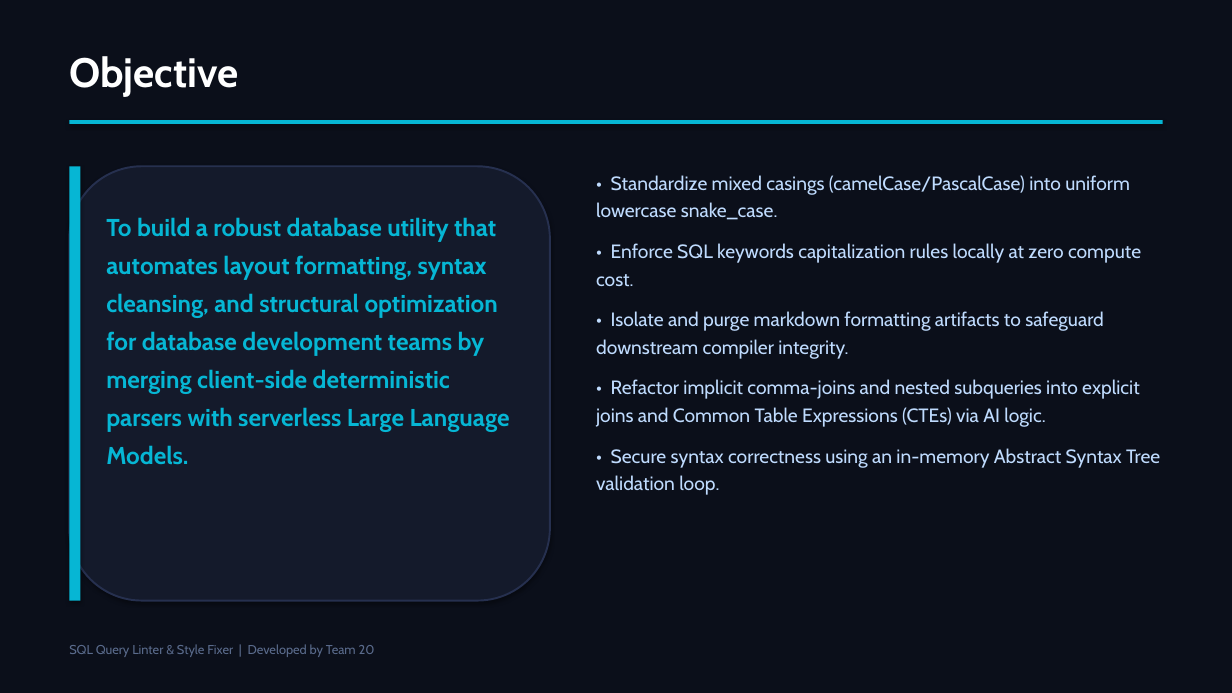
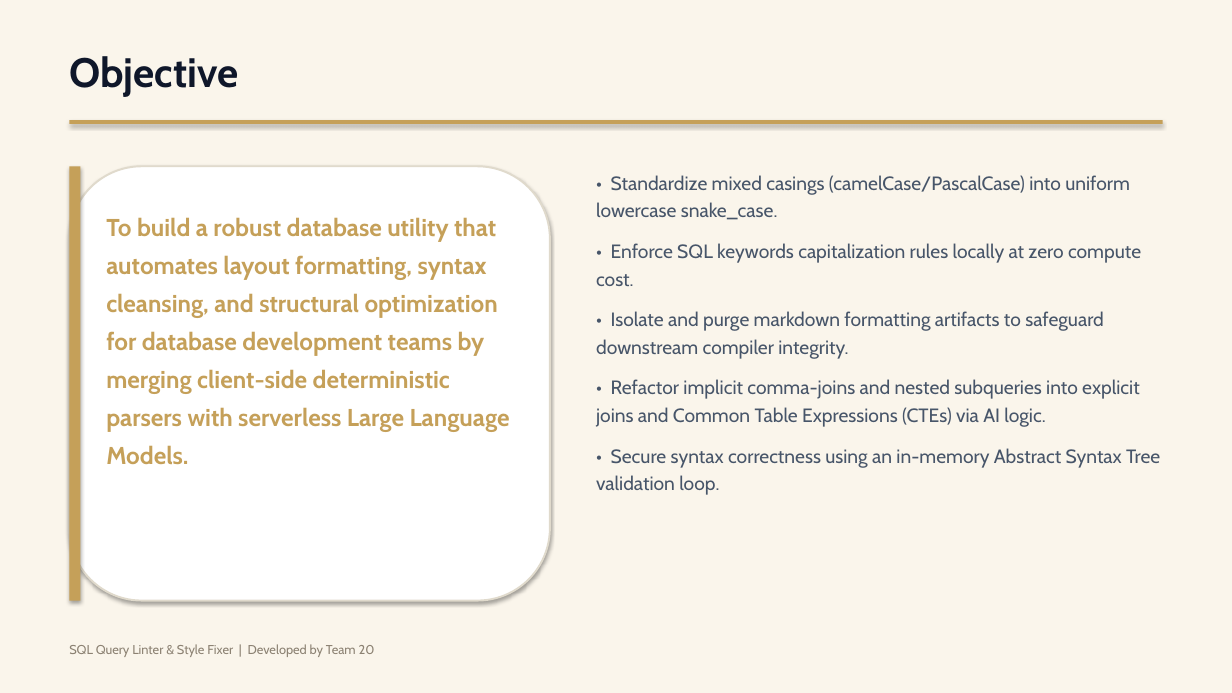
Before and after one commit to bharathpyla/sql-query-linter-style-fixer, a slide deck: slide 2 of Presentation.pptx. Drawn at 1232x693 pixels with LibreOffice and Linux fonts; fonts in the diff are those of the drawing. Boxes give left, top, right and bottom in pixels: in the first picture for what was removed or moved away, otherwise in the second. Text is boxed around its words. In the diff, an @@ line names an element or a change of style, - is before the commit and + after.

Commit message:
Update presentation Presentation.pptx with luxury Champagne Executive light theme

```diff
--- a/Presentation.pptx
+++ b/Presentation.pptx
@@ background #0B0F1A to #FAF5EB @@
@@ text "Objective" at (69,56,238,97): text colour #FFFFFF to #0F172A @@
@@ rectangle at (69,120,1163,124): fill #06B6D4 to #C5A059 @@
@@ rectangle at (69,166,80,601): fill #06B6D4 to #C5A059 @@
@@ rounded rectangle at (69,166,550,601): fill #141A2B to #FFFFFF; outline #26304F 1.5 pt to #E0DACC 1.5 pt @@
@@ text "• Standardize mixed casings (camelCase/PascalCase) ..." at (596,175,1160,495): text colour #BFDBFE to #475569 @@
@@ text "To build a robust database ..." at (106,217,510,464): text colour #06B6D4 to #C5A059 @@
@@ text "SQL Query Linter & Style ..." at (69,644,375,657): text colour #5A6B8C to #8C8273 @@
```
Also in this commit, not shown: 7 other slides changed.
